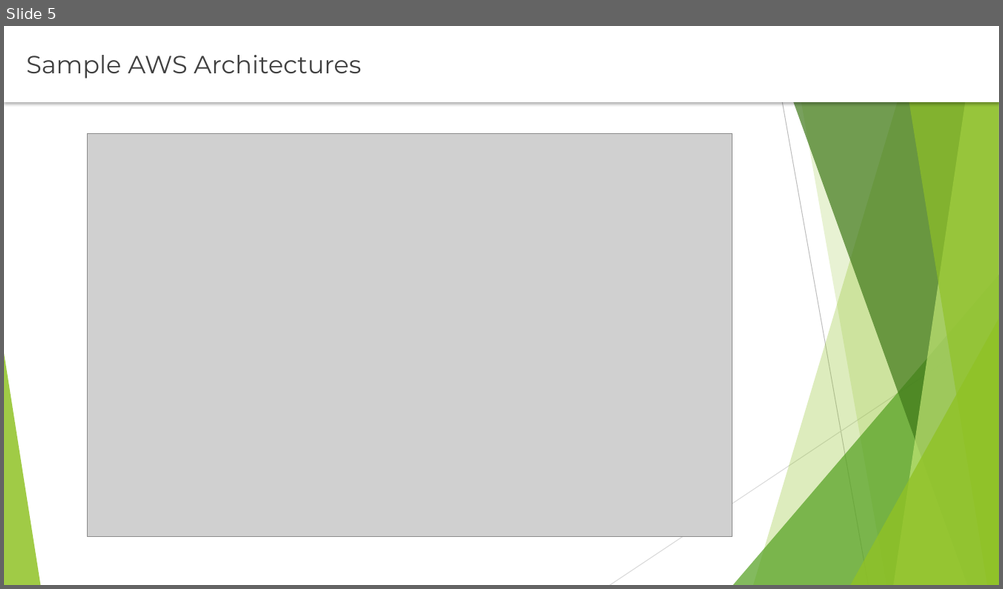
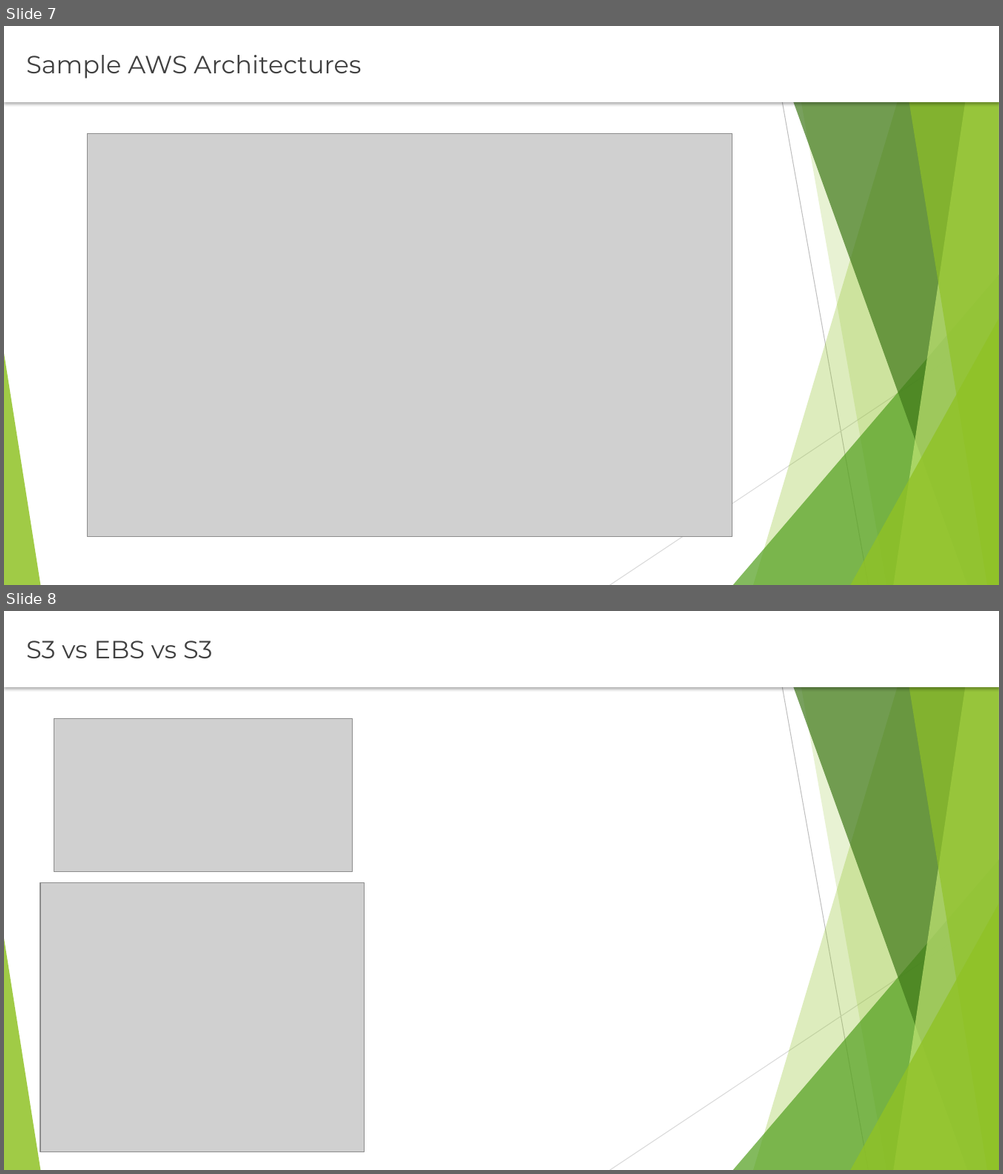
Before and after one commit to rusergei2010/AWSCourse2019, a slide deck: Lecture_2_Compute_Resources/Compute_Resources.pptx. Shown one above the other, each under a label of ours: slide 5 before the commit, slides 7 and 8 after it. The pictures are 1003x589 and 1003x1174 pixels, drawn with LibreOffice and Linux fonts; fonts in the diff are those of the drawing; grey boxes stand for pictures. Boxes give left, top, right and bottom in pixels: in the first picture for what was removed or moved away, otherwise in the second. Text is boxed around its words. In the diff, an @@ line names an element or a change of style, - is before the commit and + after.

```diff
--- a/Lecture_2_Compute_Resources/Compute_Resources.pptx
+++ b/Lecture_2_Compute_Resources/Compute_Resources.pptx
@@ slide 8 added at <box>4,611,999,1170</box>, background #FFFFFF; not listed: 10 template elements that a slide beside it also shows @@
@@ text added at <box>4,611,999,687</box>, fill #FFFFFF, 24 pt, text #404040 @@
+S3 vs EBS vs S3
@@ picture added at <box>54,718,353,871</box> @@
@@ picture added at <box>40,883,364,1152</box> @@
@@ what was slide 5 is now slide 7 @@
```
Also in this commit, not shown: 4 slides changed, 6 other slides added, 7 other files.
